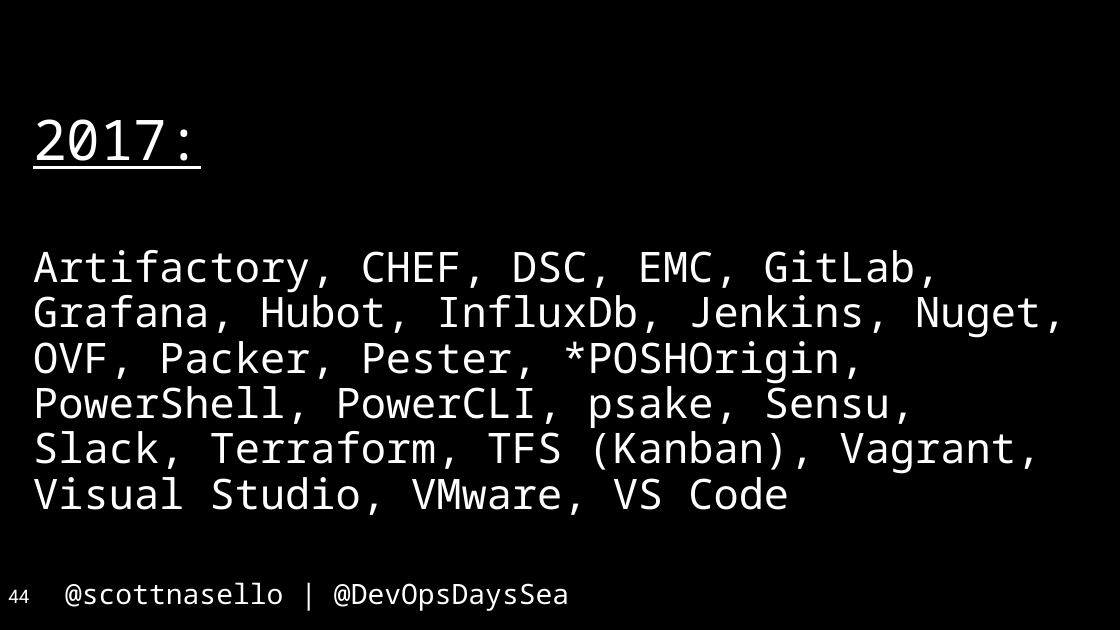
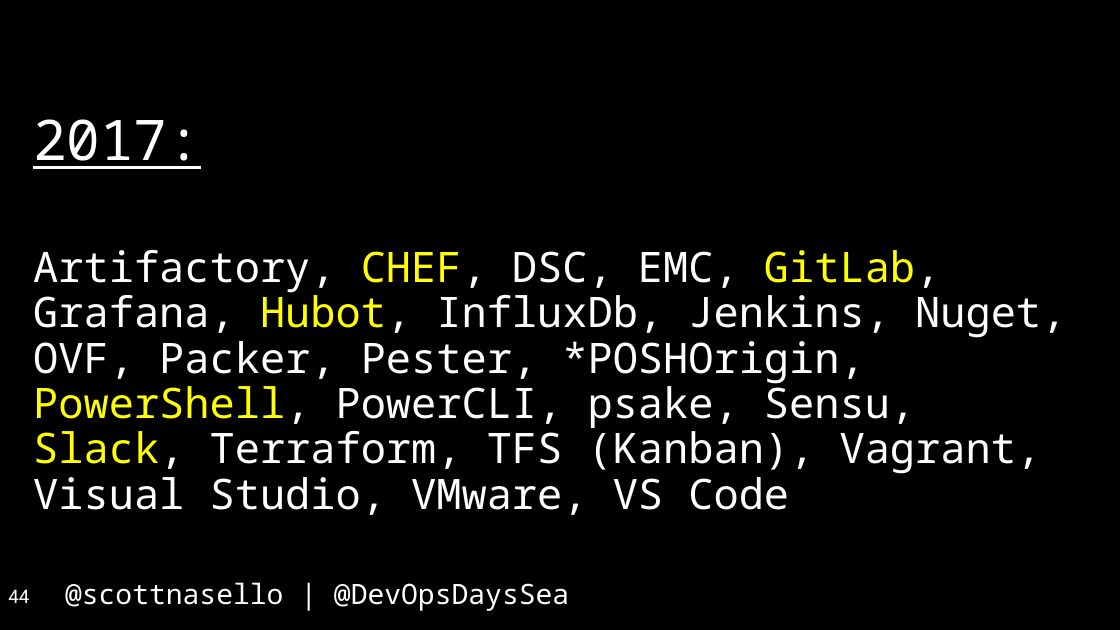
Before and after one commit to scottnasello/talks, a slide deck: slide 44 of 2017-04-26 Seattle DevOpsDays/DevOpsDays Seattle.pptx. Drawn at 1120x630 pixels with LibreOffice and Linux fonts; fonts in the diff are those of the drawing. Boxes give left, top, right and bottom in pixels: in the first picture for what was removed or moved away, otherwise in the second. Text is boxed around its words. In the diff, an @@ line names an element or a change of style, - is before the commit and + after.

```diff
--- a/2017-04-26 Seattle DevOpsDays/DevOpsDays Seattle.pptx
+++ b/2017-04-26 Seattle DevOpsDays/DevOpsDays Seattle.pptx
@@ text at <box>33,250,1066,515</box>: text colour #FFFFFF to #FFFF00 in "CHEF, GitLab, Hubot, PowerShell, Slack," @@
```
Also in this commit, not shown: 2 other slides changed.
